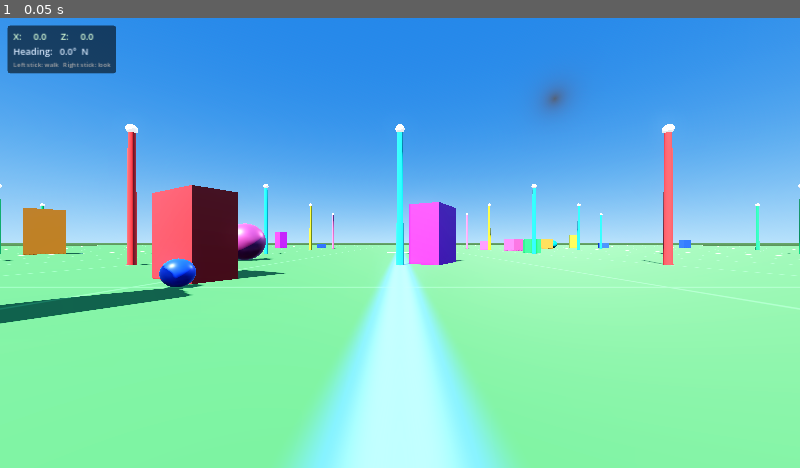
Above: before the commit, frame 1.
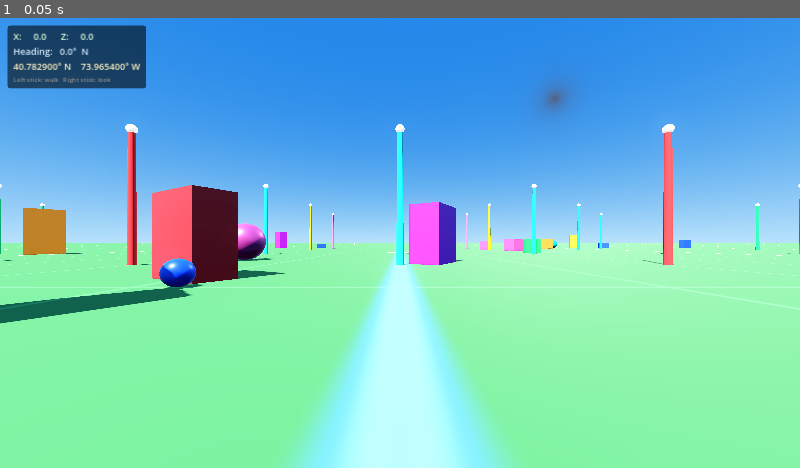
Above: after the commit, the same moment.

Repository: Central-Park-Walk/central-park-walk
Game: Godot game, scene res://main.tscn
Two runs of this game, one before a commit and one after it. Both use one fixed random seed, a clock stepped at 60 frames per second and the inputs below.
Inputs:
- Up to frame 1 (0.05 s): no input

The runs differ from the first frame. In frame 1, 1.4% of the frame differs, in the area x 0-100%, y 1-51%.

Commit message:
Add Central Park OSM path data and geo-coordinate HUD
- download_osm.py: fetches footways, paths, cycleways, steps from Overpass API
- convert_to_godot.py: projects lat/lon to local metres, assembles boundary ring
- park_loader.gd: builds batched ribbon meshes per highway type + invisible boundary walls
- main.gd: larger ground plane (5 km), park loader, lat/lon readout in HUD

Data: 6118 paths, 977 boundary points, origin = 40.7829°N 73.9654°W

Co-Authored-By: Claude Sonnet 4.6 <noreply@anthropic.com>

Diff:
--- a/main.gd
+++ b/main.gd
@@ -1,9 +1,20 @@
 extends Node3D
 
-# References kept for per-frame HUD updates
-var _player: CharacterBody3D
-var _coord_label: Label
+# ---------------------------------------------------------------------------
+# Geo-projection constants – must match convert_to_godot.py
+#   origin  = centre of Central Park
+#   +X = East,  −Z = North
+# ---------------------------------------------------------------------------
+const REF_LAT            := 40.7829
+const REF_LON            := -73.9654
+const METRES_PER_DEG_LAT := 110_540.0
+const METRES_PER_DEG_LON := 84_264.0   # 111320 × cos(40.7829°)
+
+# HUD label references kept for per-frame updates
+var _player:        CharacterBody3D
+var _coord_label:   Label
 var _heading_label: Label
+var _latlon_label:  Label
 
 
 func _ready() -> void:
@@ -12,25 +23,31 @@
 	_setup_compass_discs()
 	_setup_poles()
 	_setup_scatter()
+	_setup_park()
 	_player = _setup_player()
 	_setup_hud()
 
 
 # ---------------------------------------------------------------------------
-# Per-frame: update HUD with player position and compass heading
+# Per-frame HUD update
 # ---------------------------------------------------------------------------
 func _process(_delta: float) -> void:
 	if not _player or not _coord_label:
 		return
 
 	var pos := _player.position
-	_coord_label.text   = "X: %7.1f      Z: %7.1f" % [pos.x, pos.z]
-
-	# Convert Godot Y-rotation to a 0–360 compass bearing.
-	# rotation_degrees.y = 0  → facing -Z → we call that North (0°)
-	# Turning right decreases rotation_degrees.y, so bearing = -yaw mod 360.
+
+	# Local-metre coordinates
+	_coord_label.text = "X: %7.1f      Z: %7.1f" % [pos.x, pos.z]
+
+	# Compass bearing (0° = North = −Z, increases clockwise)
 	var bearing := fmod(fmod(-_player.rotation_degrees.y, 360.0) + 360.0, 360.0)
 	_heading_label.text = "Heading: %5.1f°  %s" % [bearing, _compass_label(bearing)]
+
+	# Real-world lat / lon
+	var lat :=  REF_LAT + (-pos.z / METRES_PER_DEG_LAT)
+	var lon :=  REF_LON + ( pos.x / METRES_PER_DEG_LON)
+	_latlon_label.text  = "%.6f° N    %.6f° W" % [lat, absf(lon)]
 
 
 func _compass_label(deg: float) -> String:
@@ -43,40 +60,37 @@
 # ---------------------------------------------------------------------------
 func _setup_environment() -> void:
 	var sky_mat := ProceduralSkyMaterial.new()
-	sky_mat.sky_top_color      = Color(0.13, 0.40, 0.82)
-	sky_mat.sky_horizon_color  = Color(0.58, 0.78, 0.96)
-	sky_mat.ground_bottom_color   = Color(0.10, 0.10, 0.10)
-	sky_mat.ground_horizon_color  = Color(0.32, 0.52, 0.32)
-	sky_mat.sun_angle_max  = 30.0
-	sky_mat.sun_curve      = 0.06
+	sky_mat.sky_top_color     = Color(0.13, 0.40, 0.82)
+	sky_mat.sky_horizon_color = Color(0.58, 0.78, 0.96)
+	sky_mat.ground_bottom_color  = Color(0.10, 0.10, 0.10)
+	sky_mat.ground_horizon_color = Color(0.32, 0.52, 0.32)
+	sky_mat.sun_angle_max = 30.0
+	sky_mat.sun_curve     = 0.06
 
 	var sky := Sky.new()
 	sky.sky_material = sky_mat
 
 	var env := Environment.new()
-	env.background_mode         = Environment.BG_SKY
-	env.sky                     = sky
-	env.ambient_light_source    = Environment.AMBIENT_SOURCE_SKY
-	env.ambient_light_energy    = 0.75
-	env.tonemap_mode            = Environment.TONE_MAPPER_FILMIC
-	env.tonemap_exposure        = 1.0
-	env.glow_enabled            = true
-	env.glow_intensity          = 0.4
-	env.glow_bloom              = 0.05
+	env.background_mode      = Environment.BG_SKY
+	env.sky                  = sky
+	env.ambient_light_source = Environment.AMBIENT_SOURCE_SKY
+	env.ambient_light_energy = 0.75
+	env.tonemap_mode         = Environment.TONE_MAPPER_FILMIC
+	env.glow_enabled         = true
+	env.glow_intensity       = 0.4
+	env.glow_bloom           = 0.05
 
 	var world_env := WorldEnvironment.new()
 	world_env.environment = env
 	add_child(world_env)
 
-	# Main sun – high angle, slightly warm
 	var sun := DirectionalLight3D.new()
-	sun.rotation_degrees  = Vector3(-55.0, -30.0, 0.0)
-	sun.light_energy      = 2.2
-	sun.light_color       = Color(1.00, 0.95, 0.85)
-	sun.shadow_enabled    = true
+	sun.rotation_degrees = Vector3(-55.0, -30.0, 0.0)
+	sun.light_energy     = 2.2
+	sun.light_color      = Color(1.00, 0.95, 0.85)
+	sun.shadow_enabled   = true
 	add_child(sun)
 
-	# Soft fill from the opposite side
 	var fill := DirectionalLight3D.new()
 	fill.rotation_degrees = Vector3(-25.0, 150.0, 0.0)
 	fill.light_energy     = 0.35
@@ -87,10 +101,11 @@
 
 # ---------------------------------------------------------------------------
 # Ground plane with procedural grid shader
+# (5 km × 5 km to cover all of Central Park's ~4 km length)
 # ---------------------------------------------------------------------------
 func _setup_ground() -> void:
 	var plane := PlaneMesh.new()
-	plane.size            = Vector2(400.0, 400.0)
+	plane.size            = Vector2(5000.0, 5000.0)
 	plane.subdivide_width  = 1
 	plane.subdivide_depth  = 1
 
@@ -126,24 +141,23 @@
 void fragment() {
 	vec2 pos = world_pos.xz;
 
-	// Fine grid lines every 10 m
+	// Fine grid every 10 m
 	vec2 fine_d  = abs(fract(pos / 10.0 + 0.5) - 0.5) * 10.0;
 	float fine_a = 1.0 - smoothstep(0.0, 0.22, min(fine_d.x, fine_d.y));
 
-	// Coarse grid lines every 50 m
+	// Coarse grid every 50 m
 	vec2 coarse_d  = abs(fract(pos / 50.0 + 0.5) - 0.5) * 50.0;
 	float coarse_a = 1.0 - smoothstep(0.0, 0.60, min(coarse_d.x, coarse_d.y));
 
 	// Cardinal axis lines (thicker stripes through origin)
-	float x_axis = 1.0 - smoothstep(0.0, 1.0, abs(pos.y));  // Z = 0 line (runs East–West)
-	float z_axis = 1.0 - smoothstep(0.0, 1.0, abs(pos.x));  // X = 0 line (runs North–South)
-
-	// Build up color in layers
-	vec3 color = vec3(0.19, 0.46, 0.19);                                  // green base
-	color = mix(color, vec3(0.34, 0.68, 0.34), fine_a   * 0.55);          // fine lines
-	color = mix(color, vec3(0.82, 0.96, 0.55), coarse_a * 0.82);          // coarse lines
-	color = mix(color, vec3(0.95, 0.25, 0.20), x_axis   * 0.90);          // red  – X axis
-	color = mix(color, vec3(0.25, 0.45, 1.00), z_axis   * 0.90);          // blue – Z axis
+	float x_axis = 1.0 - smoothstep(0.0, 1.0, abs(pos.y));  // East–West through Z=0
+	float z_axis = 1.0 - smoothstep(0.0, 1.0, abs(pos.x));  // North–South through X=0
+
+	vec3 color = vec3(0.19, 0.46, 0.19);
+	color = mix(color, vec3(0.34, 0.68, 0.34), fine_a   * 0.55);
+	color = mix(color, vec3(0.82, 0.96, 0.55), coarse_a * 0.82);
+	color = mix(color, vec3(0.95, 0.25, 0.20), x_axis   * 0.90);
+	color = mix(color, vec3(0.25, 0.45, 1.00), z_axis   * 0.90);
 
 	ALBEDO    = color;
 	ROUGHNESS = 0.95;
@@ -153,25 +167,25 @@
 
 
 # ---------------------------------------------------------------------------
-# Cardinal direction discs on the ground (N/S/E/W at 45 m out)
+# Cardinal direction discs (45 m out in each compass direction)
 # ---------------------------------------------------------------------------
 func _setup_compass_discs() -> void:
-	_add_compass_disc(Vector3(  0.0, 0.01, -45.0), Color(0.90, 0.90, 1.00), "N")  # -Z = North
-	_add_compass_disc(Vector3(  0.0, 0.01,  45.0), Color(1.00, 0.80, 0.80), "S")
-	_add_compass_disc(Vector3( 45.0, 0.01,   0.0), Color(1.00, 0.70, 0.30), "E")  # +X = East
-	_add_compass_disc(Vector3(-45.0, 0.01,   0.0), Color(0.70, 1.00, 0.70), "W")
-
-
-func _add_compass_disc(pos: Vector3, color: Color, _dir: String) -> void:
+	_add_compass_disc(Vector3(  0.0, 0.01, -45.0), Color(0.90, 0.90, 1.00))  # N = −Z
+	_add_compass_disc(Vector3(  0.0, 0.01,  45.0), Color(1.00, 0.80, 0.80))  # S = +Z
+	_add_compass_disc(Vector3( 45.0, 0.01,   0.0), Color(1.00, 0.70, 0.30))  # E = +X
+	_add_compass_disc(Vector3(-45.0, 0.01,   0.0), Color(0.70, 1.00, 0.70))  # W = −X
+
+
+func _add_compass_disc(pos: Vector3, color: Color) -> void:
 	var cyl := CylinderMesh.new()
 	cyl.top_radius    = 2.2
 	cyl.bottom_radius = 2.2
 	cyl.height        = 0.12
 
 	var mat := StandardMaterial3D.new()
-	mat.albedo_color              = color
-	mat.emission_enabled          = true
-	mat.emission                  = color * 0.6
+	mat.albedo_color               = color
+	mat.emission_enabled           = true
+	mat.emission                   = color * 0.6
 	mat.emission_energy_multiplier = 0.7
 
 	var mi := MeshInstance3D.new()
@@ -182,27 +196,20 @@
 
 
 # ---------------------------------------------------------------------------
-# Grid of tall colored poles (9 × 9 at 20 m spacing, centre skipped)
+# Reference pole grid (9 × 9 at 20 m spacing, centre skipped)
 # ---------------------------------------------------------------------------
 func _setup_poles() -> void:
 	var palette := [
-		Color(1.00, 0.18, 0.18),  # red
-		Color(0.18, 0.38, 1.00),  # blue
-		Color(1.00, 0.85, 0.08),  # yellow
-		Color(0.10, 0.82, 0.38),  # green
-		Color(0.88, 0.22, 1.00),  # purple
-		Color(0.08, 0.90, 0.88),  # cyan
-		Color(1.00, 0.48, 0.08),  # orange
-		Color(1.00, 0.38, 0.65),  # pink
+		Color(1.00, 0.18, 0.18), Color(0.18, 0.38, 1.00),
+		Color(1.00, 0.85, 0.08), Color(0.10, 0.82, 0.38),
+		Color(0.88, 0.22, 1.00), Color(0.08, 0.90, 0.88),
+		Color(1.00, 0.48, 0.08), Color(1.00, 0.38, 0.65),
 	]
 
-	var spacing := 20.0
-	var count   := 4   # −4 … +4 → 9 × 9 grid
-
-	for xi: int in range(-count, count + 1):
-		for zi: int in range(-count, count + 1):
+	for xi: int in range(-4, 5):
+		for zi: int in range(-4, 5):
 			if xi == 0 and zi == 0:
-				continue  # leave spawn area clear
+				continue
 
 			var ci := (absi(xi) * 3 + absi(zi) * 5) % palette.size()
 
@@ -213,62 +220,54 @@
 			cyl.radial_segments = 8
 
 			var mat := StandardMaterial3D.new()
-			mat.albedo_color              = palette[ci]
-			mat.emission_enabled          = true
-			mat.emission                  = palette[ci] * 0.25
+			mat.albedo_color               = palette[ci]
+			mat.emission_enabled           = true
+			mat.emission                   = palette[ci] * 0.25
 			mat.emission_energy_multiplier = 0.4
 
 			var mi := MeshInstance3D.new()
 			mi.mesh              = cyl
 			mi.material_override = mat
-			mi.position          = Vector3(xi * spacing, 5.0, zi * spacing)
+			mi.position          = Vector3(xi * 20.0, 5.0, zi * 20.0)
 			add_child(mi)
 
-			# Tiny cap sphere so poles are easier to spot against the sky
 			var cap_mesh := SphereMesh.new()
 			cap_mesh.radius = 0.35
 			cap_mesh.height = 0.70
 
 			var cap_mat := StandardMaterial3D.new()
-			cap_mat.albedo_color              = Color.WHITE
-			cap_mat.emission_enabled          = true
-			cap_mat.emission                  = Color.WHITE
+			cap_mat.albedo_color               = Color.WHITE
+			cap_mat.emission_enabled           = true
+			cap_mat.emission                   = Color.WHITE
 			cap_mat.emission_energy_multiplier = 0.8
 
 			var cap_mi := MeshInstance3D.new()
 			cap_mi.mesh              = cap_mesh
 			cap_mi.material_override = cap_mat
-			cap_mi.position          = Vector3(xi * spacing, 10.15, zi * spacing)
+			cap_mi.position          = Vector3(xi * 20.0, 10.15, zi * 20.0)
 			add_child(cap_mi)
 
 
 # ---------------------------------------------------------------------------
-# Scattered cubes and spheres for extra spatial reference
+# Scattered cubes and spheres (near spawn area for scale reference)
 # ---------------------------------------------------------------------------
 func _setup_scatter() -> void:
 	var rng := RandomNumberGenerator.new()
 	rng.seed = 42
 
 	var palette := [
-		Color(0.90, 0.10, 0.10),
-		Color(0.10, 0.25, 0.90),
-		Color(0.90, 0.80, 0.08),
-		Color(0.10, 0.80, 0.28),
-		Color(0.80, 0.10, 0.90),
-		Color(0.08, 0.90, 0.90),
-		Color(0.90, 0.48, 0.08),
-		Color(0.90, 0.28, 0.60),
+		Color(0.90, 0.10, 0.10), Color(0.10, 0.25, 0.90),
+		Color(0.90, 0.80, 0.08), Color(0.10, 0.80, 0.28),
+		Color(0.80, 0.10, 0.90), Color(0.08, 0.90, 0.90),
+		Color(0.90, 0.48, 0.08), Color(0.90, 0.28, 0.60),
 	]
 
-	# --- Cubes ---
 	for i: int in range(28):
 		var w := rng.randf_range(0.7, 4.0)
 		var h := w * rng.randf_range(0.4, 3.0)
 		var d := rng.randf_range(0.7, 4.0)
 		var px := rng.randf_range(-95.0, 95.0)
 		var pz := rng.randf_range(-95.0, 95.0)
-
-		# Avoid spawning on top of the player start area
 		if Vector2(px, pz).length() < 10.0:
 			px += 15.0
 
@@ -286,12 +285,10 @@
 		mi.rotation_degrees.y = rng.randf_range(0.0, 360.0)
 		add_child(mi)
 
-	# --- Spheres ---
 	for i: int in range(22):
 		var r  := rng.randf_range(0.4, 2.8)
 		var px := rng.randf_range(-90.0, 90.0)
 		var pz := rng.randf_range(-90.0, 90.0)
-
 		if Vector2(px, pz).length() < 10.0:
 			px -= 15.0
 
@@ -314,6 +311,15 @@
 
 
 # ---------------------------------------------------------------------------
+# Central Park geometry (paths + boundary walls from park_data.json)
+# ---------------------------------------------------------------------------
+func _setup_park() -> void:
+	var loader = load("res://park_loader.gd").new()
+	loader.name = "CentralPark"
+	add_child(loader)
+
+
+# ---------------------------------------------------------------------------
 # Player
 # ---------------------------------------------------------------------------
 func _setup_player() -> CharacterBody3D:
@@ -324,19 +330,18 @@
 
 
 # ---------------------------------------------------------------------------
-# HUD: semi-transparent panel at top-left with coords + compass
+# HUD: semi-transparent panel, top-left corner
 # ---------------------------------------------------------------------------
 func _setup_hud() -> void:
 	var canvas := CanvasLayer.new()
 	canvas.name = "HUD"
 	add_child(canvas)
 
-	# Background panel
 	var style := StyleBoxFlat.new()
-	style.bg_color                  = Color(0.0, 0.0, 0.0, 0.58)
-	style.corner_radius_top_left    = 7
-	style.corner_radius_top_right   = 7
-	style.corner_radius_bottom_left = 7
+	style.bg_color                   = Color(0.0, 0.0, 0.0, 0.58)
+	style.corner_radius_top_left     = 7
+	style.corner_radius_top_right    = 7
+	style.corner_radius_bottom_left  = 7
 	style.corner_radius_bottom_right = 7
 	style.content_margin_left   = 14.0
 	style.content_margin_right  = 14.0
@@ -364,9 +369,14 @@
 	_heading_label.add_theme_color_override("font_color", Color(0.85, 0.92, 1.00))
 	vbox.add_child(_heading_label)
 
-	# Tiny hint at bottom
+	_latlon_label = Label.new()
+	_latlon_label.text = "40.782900° N    73.965400° W"
+	_latlon_label.add_theme_font_size_override("font_size", 22)
+	_latlon_label.add_theme_color_override("font_color", Color(1.00, 0.95, 0.75))
+	vbox.add_child(_latlon_label)
+
 	var hint := Label.new()
 	hint.text = "Left stick: walk   Right stick: look"
 	hint.add_theme_font_size_override("font_size", 15)
-	hint.add_theme_color_override("font_color", Color(0.65, 0.65, 0.65))
+	hint.add_theme_color_override("font_color", Color(0.55, 0.55, 0.55))
 	vbox.add_child(hint)
--- /dev/null
+++ b/park_loader.gd
@@ -0,0 +1,153 @@
+extends Node3D
+## Reads park_data.json (generated by convert_to_godot.py) and builds:
+##   • One flat ribbon MeshInstance3D per highway type (batched for performance)
+##   • One StaticBody3D with BoxShape3D collision per boundary segment (invisible walls)
+
+const DATA_PATH := "res://park_data.json"
+const PATH_Y    := 0.06   # metres above ground plane (keeps paths visible above green base)
+
+const PATH_WIDTHS: Dictionary = {
+	"footway":    3.0,
+	"cycleway":   3.5,
+	"pedestrian": 6.0,
+	"path":       2.5,
+	"steps":      2.5,
+	"track":      3.0,
+}
+
+const PATH_COLORS: Dictionary = {
+	"footway":    Color(0.74, 0.69, 0.57),   # warm tan / gravel
+	"cycleway":   Color(0.40, 0.50, 0.65),   # blue-grey asphalt
+	"pedestrian": Color(0.82, 0.78, 0.66),   # pale cream stone
+	"path":       Color(0.55, 0.47, 0.33),   # earthy dirt
+	"steps":      Color(0.60, 0.58, 0.54),   # grey stone
+	"track":      Color(0.48, 0.40, 0.26),   # brown dirt track
+}
+
+
+func _ready() -> void:
+	if not FileAccess.file_exists(DATA_PATH):
+		push_warning("ParkLoader: park_data.json not found – run convert_to_godot.py first")
+		return
+
+	var fa   := FileAccess.open(DATA_PATH, FileAccess.READ)
+	var data  = JSON.parse_string(fa.get_as_text())
+	fa.close()
+
+	if typeof(data) != TYPE_DICTIONARY:
+		push_error("ParkLoader: failed to parse park_data.json")
+		return
+
+	print("ParkLoader: building path meshes…")
+	_build_paths(data.get("paths", []))
+	_build_boundary(data.get("boundary", []))
+	print("ParkLoader: done")
+
+
+# ---------------------------------------------------------------------------
+# Path meshes – one MeshInstance3D per highway type
+# ---------------------------------------------------------------------------
+func _build_paths(paths: Array) -> void:
+	# Group by highway type
+	var groups: Dictionary = {}
+	for path: Dictionary in paths:
+		var hw: String = path.get("highway", "path")
+		if hw not in groups:
+			groups[hw] = []
+		groups[hw].append(path)
+
+	for hw: String in groups:
+		add_child(_make_path_mesh(groups[hw], hw))
+
+
+func _make_path_mesh(paths: Array, hw: String) -> MeshInstance3D:
+	var verts   := PackedVector3Array()
+	var normals := PackedVector3Array()
+	var width   := PATH_WIDTHS.get(hw, 2.5)
+
+	for path: Dictionary in paths:
+		var pts: Array = path["points"]
+		for i: int in range(pts.size() - 1):
+			_append_quad(verts, normals,
+				Vector2(pts[i][0],     pts[i][1]),
+				Vector2(pts[i+1][0],   pts[i+1][1]),
+				width)
+
+	var arrays := []
+	arrays.resize(Mesh.ARRAY_MAX)
+	arrays[Mesh.ARRAY_VERTEX] = verts
+	arrays[Mesh.ARRAY_NORMAL] = normals
+
+	var mesh := ArrayMesh.new()
+	mesh.add_surface_from_arrays(Mesh.PRIMITIVE_TRIANGLES, arrays)
+
+	var mat := StandardMaterial3D.new()
+	mat.albedo_color = PATH_COLORS.get(hw, Color(0.68, 0.62, 0.50))
+	mat.roughness    = 0.85
+	mat.cull_mode    = BaseMaterial3D.CULL_DISABLED   # visible from both sides
+
+	mesh.surface_set_material(0, mat)
+
+	var mi := MeshInstance3D.new()
+	mi.mesh = mesh
+	mi.name = "Paths_" + hw
+	return mi
+
+
+func _append_quad(verts: PackedVector3Array, normals: PackedVector3Array,
+				  p1: Vector2, p2: Vector2, width: float) -> void:
+	var seg := p2 - p1
+	if seg.length_squared() < 0.0001:
+		return
+
+	var d  := seg.normalized()
+	var n  := Vector2(-d.y, d.x)   # left-perpendicular
+	var hw := width * 0.5
+
+	# Four corners of the ribbon quad
+	var a  := Vector3(p1.x + n.x * hw,  PATH_Y,  p1.y + n.y * hw)
+	var b  := Vector3(p1.x - n.x * hw,  PATH_Y,  p1.y - n.y * hw)
+	var c  := Vector3(p2.x + n.x * hw,  PATH_Y,  p2.y + n.y * hw)
+	var dd := Vector3(p2.x - n.x * hw,  PATH_Y,  p2.y - n.y * hw)
+
+	# Two triangles; normal = UP for lighting
+	verts.append_array(PackedVector3Array([a, b, c,   b, dd, c]))
+	for _i: int in range(6):
+		normals.append(Vector3.UP)
+
+
+# ---------------------------------------------------------------------------
+# Boundary walls – invisible collision boxes along the park perimeter
+# ---------------------------------------------------------------------------
+func _build_boundary(boundary: Array) -> void:
+	if boundary.size() < 3:
+		push_warning("ParkLoader: boundary too small – skipping walls")
+		return
+
+	var body := StaticBody3D.new()
+	body.name = "BoundaryWalls"
+	add_child(body)
+
+	var n := boundary.size()
+	for i: int in range(n):
+		var p1 := Vector2(boundary[i][0],           boundary[i][1])
+		var p2 := Vector2(boundary[(i + 1) % n][0], boundary[(i + 1) % n][1])
+
+		var seg_len := p1.distance_to(p2)
+		if seg_len < 0.3:
+			continue
+
+		var mid := (p1 + p2) * 0.5
+		var dir := (p2 - p1) / seg_len
+
+		var box      := BoxShape3D.new()
+		box.size      = Vector3(seg_len, 12.0, 0.5)   # long × tall × thin
+
+		var col      := CollisionShape3D.new()
+		col.shape     = box
+		col.position  = Vector3(mid.x, 6.0, mid.y)
+		# Align local +X with the segment direction:
+		#   rotation.y = atan2(−dir.y, dir.x)  maps dir → local +X
+		col.rotation.y = atan2(-dir.y, dir.x)
+
+		body.add_child(col)
Not shown, added: convert_to_godot.py
Not shown, added: download_osm.py
